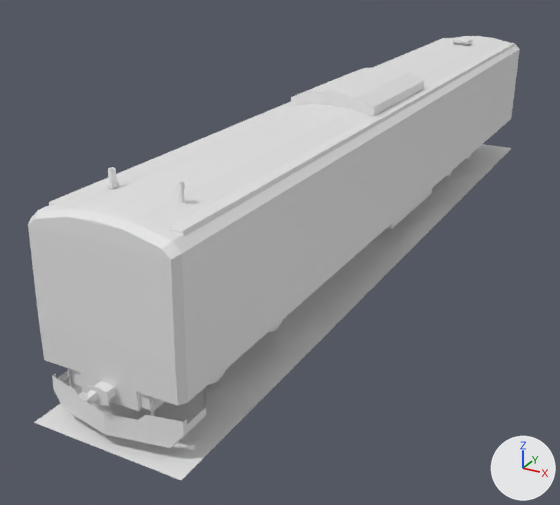
Before and after pictures for a commit that changed the glTF model model-viewer/e231-800/クハE231-800.glb.
Rendered twice from a camera (50 mm lens) standing at (7.13, -27.29, 7.55) and looking at (-1.35, -11.87, -0.16). The lights are fixed; the arrows at lower right show +X, +Y and +Z. Materials are left out; every surface is plain grey. Where no turn or scale is listed for an object, it has been applied to the vertices.
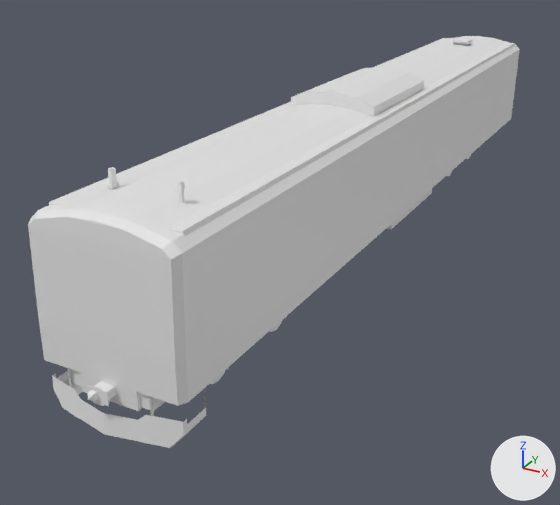
Edits to the bpy script that builds the scene:
```text
Remove ob_object_46:
    ob_object_46 = bpy.data.objects.new('Object_46', me_mesh_21)
    ob_object_46.location = (0.0, -10.0, -0.1)
```

Location of each change, [x1, y1, x2, y2] in pixels of the pictures (560 x 505 px):
'Object_46', deleted
    before: [34, 144, 512, 480]
